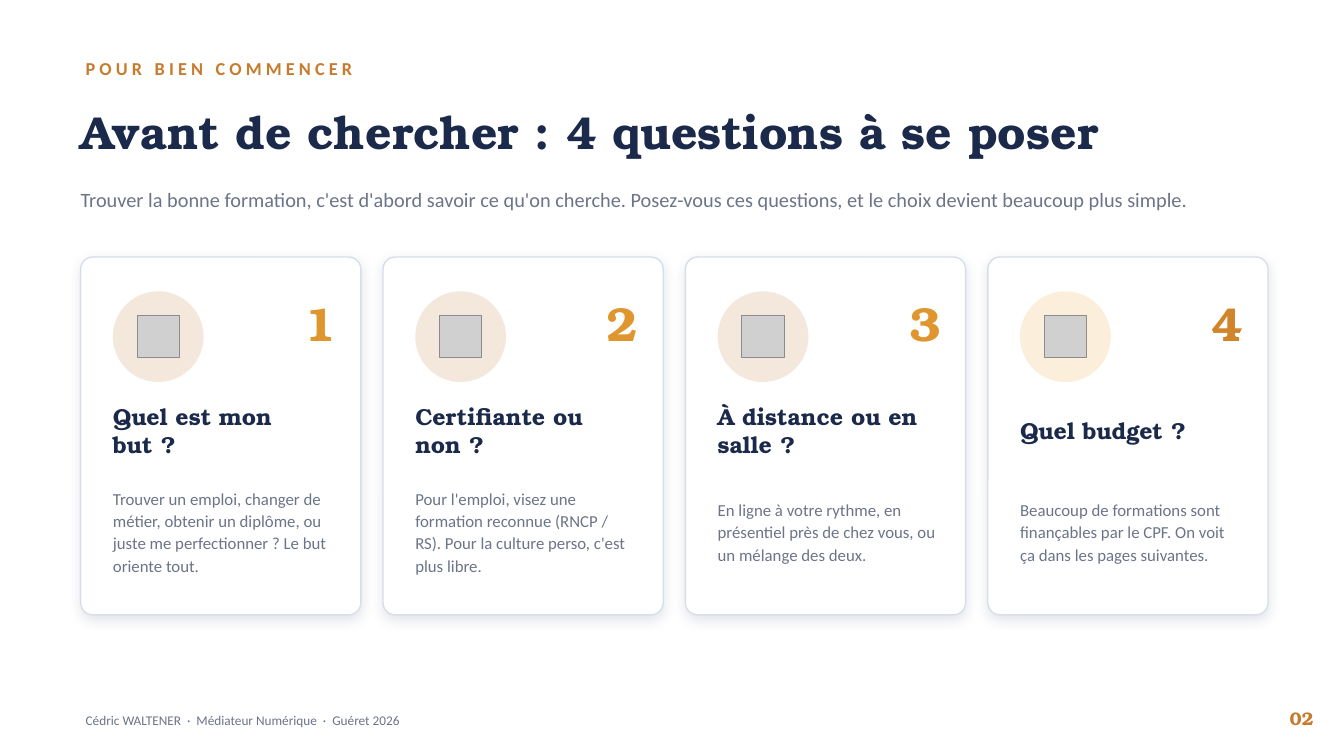
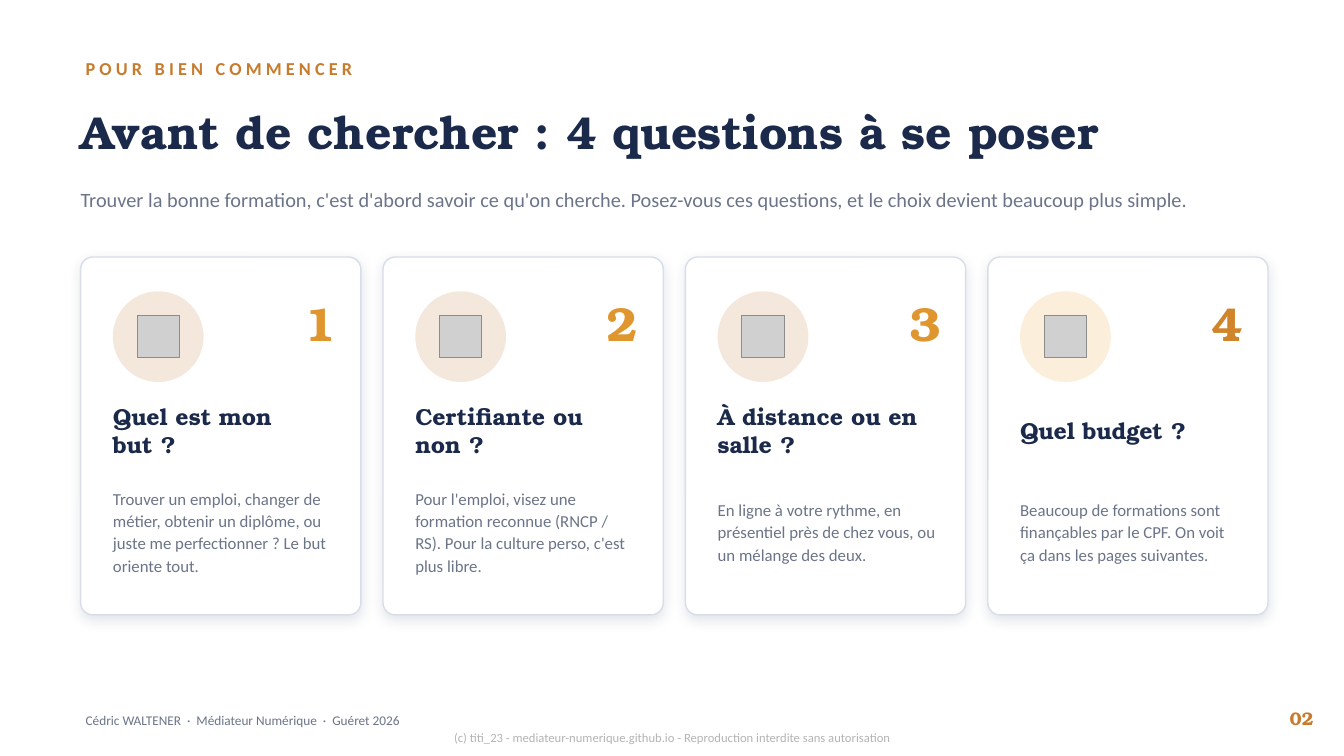
Before and after one commit to titi20061982-png/mediateur-numerique, a slide deck: slide 2 of Trouver une formation en ligne/Trouver_sa_Formation_2026.pptx. Drawn at 1344x756 pixels with LibreOffice and Linux fonts; fonts in the diff are those of the drawing; grey boxes stand for pictures. Boxes give left, top, right and bottom in pixels: in the first picture for what was removed or moved away, otherwise in the second. Text is boxed around its words. In the diff, an @@ line names an element or a change of style, - is before the commit and + after.

```diff
--- a/Trouver une formation en ligne/Trouver_sa_Formation_2026.pptx
+++ b/Trouver une formation en ligne/Trouver_sa_Formation_2026.pptx
@@ text added at (454,733,890,744), 9 pt, text #B4B4B4 @@
+(c) titi_23 - mediateur-numerique.github.io - Reproduction interdite sans autorisation
```
Also in this commit, not shown: 10 other slides changed, 25 other files.
